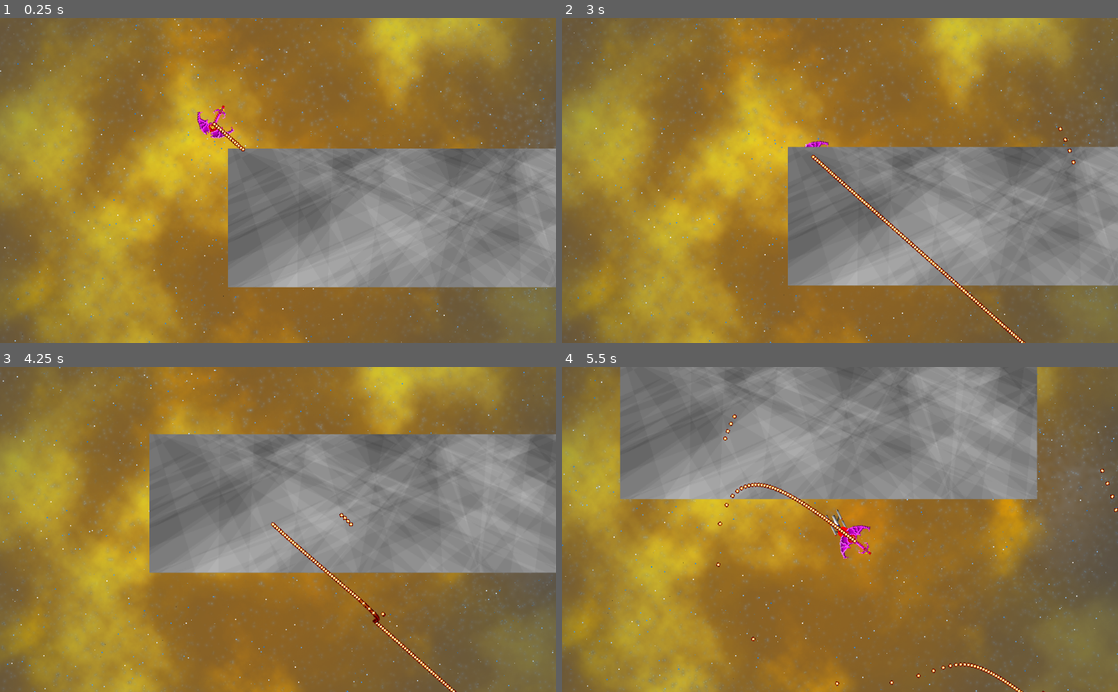
Above: before the commit, frames 1-4 (two rows, left to right).
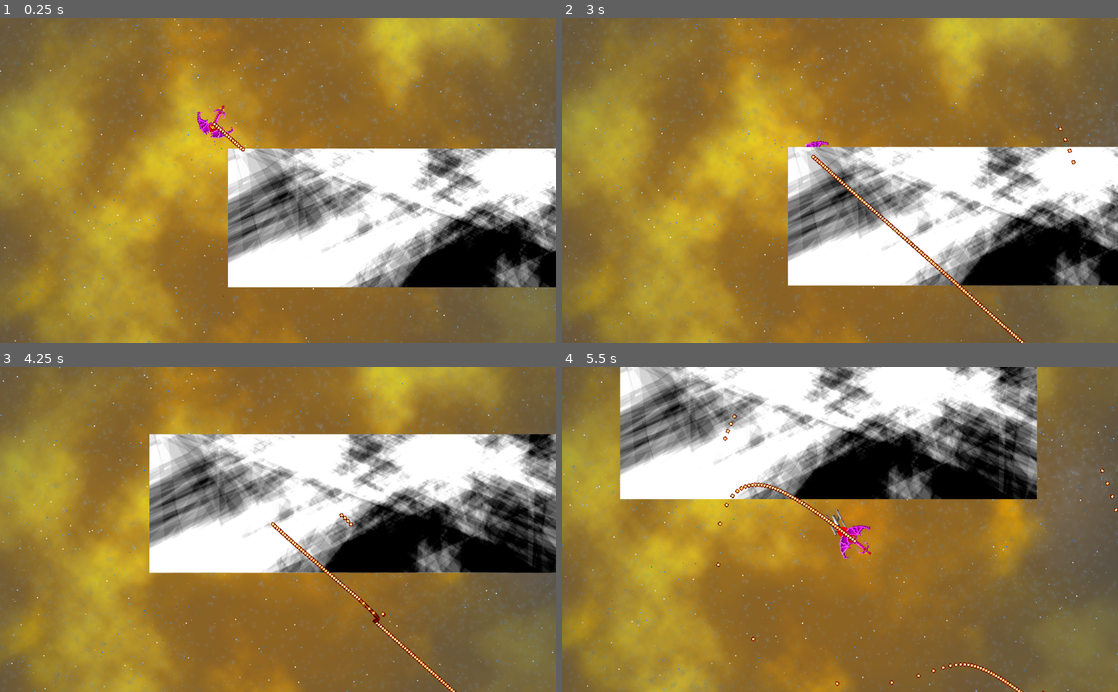
Above: after the commit, the same moments.

Repository: jorisvddonk/after-the-doctrinal-conflict
Game: Godot game, scene res://main.tscn
Two runs of this game, one before a commit and one after it. Both use one fixed random seed, a clock stepped at 60 frames per second and the inputs below.
Inputs:
- Up to frame 1 (0.25 s): no input
- Up to frame 2 (3 s): hold D 0.53-1.28 s; tap Space at 0.77, 1.52 s; hold A 1.28-2.03 s; hold D 2.03-2.78 s; hold W from 2.78 s (still down)
- Up to frame 3 (4.25 s): tap Space at 3.02, 3.77 s; release W at 3.53 s; hold A from 3.53 s (still down)
- Up to frame 4 (5.5 s): keep holding A; tap Space at 4.52 s

The runs differ from the first frame. In frame 1, 22% of the frame differs, in the area x 41-100%, y 40-83%; in frame 2, 22%; in frame 3, 27%, in the area x 26-100%, y 20-64%; in frame 4, 26%.

Commit message:
tweak

Diff:
--- a/PlanetTexture.gd
+++ b/PlanetTexture.gd
@@ -2,8 +2,9 @@
 
 const WIDTH = 256 * 3
 const HEIGHT = 256
-const ITERCOUNT = 75
+const ITERCOUNT = 250
 const H_ABILITY = 3 # the higher, the more "horizontal' lines can get.
+const RISE_LOWER_AMOUNT = 10 # determines by how much the area between the lines will be raised or lowered
 
 func _ready():
 	randomize()
@@ -17,7 +18,7 @@
 	var arr = []
 	for i in range(WIDTH):
 		for j in range(HEIGHT):
-			arr.push_back(ITERCOUNT * 0.5)
+			arr.push_back(128)
 
 
 
@@ -28,9 +29,9 @@
 		var f2_x_orig = f1_x_orig + int(randf() * (WIDTH / H_ABILITY))
 		var f2_x_off = 0 - (randf() * H_ABILITY)
 
-		var off = 1 # determines whether or not the area between the liens will be raised or lowered
+		var off = RISE_LOWER_AMOUNT
 		if randf() < 0.5:
-			off = -1
+			off *= -1
 
 		for j in range(HEIGHT):
 			var i_min = f1_x_orig + int(f1_x_off * j)
